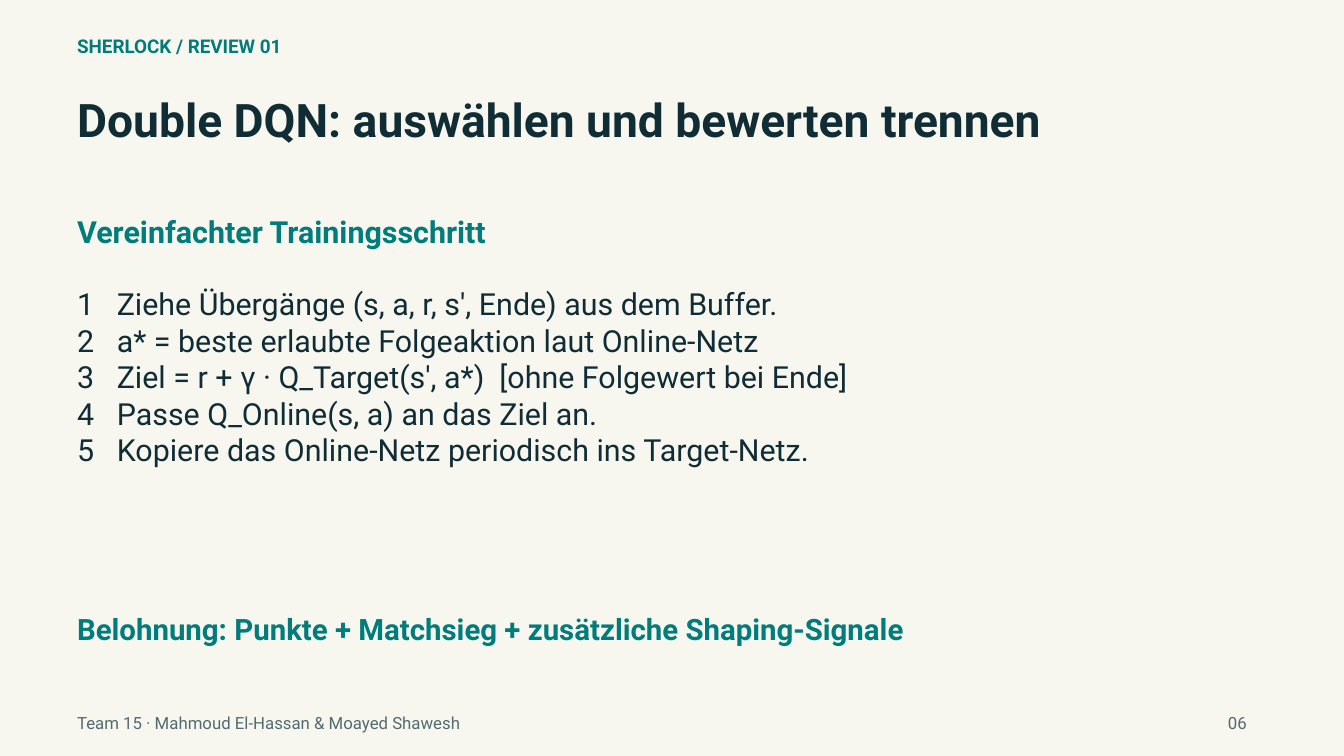
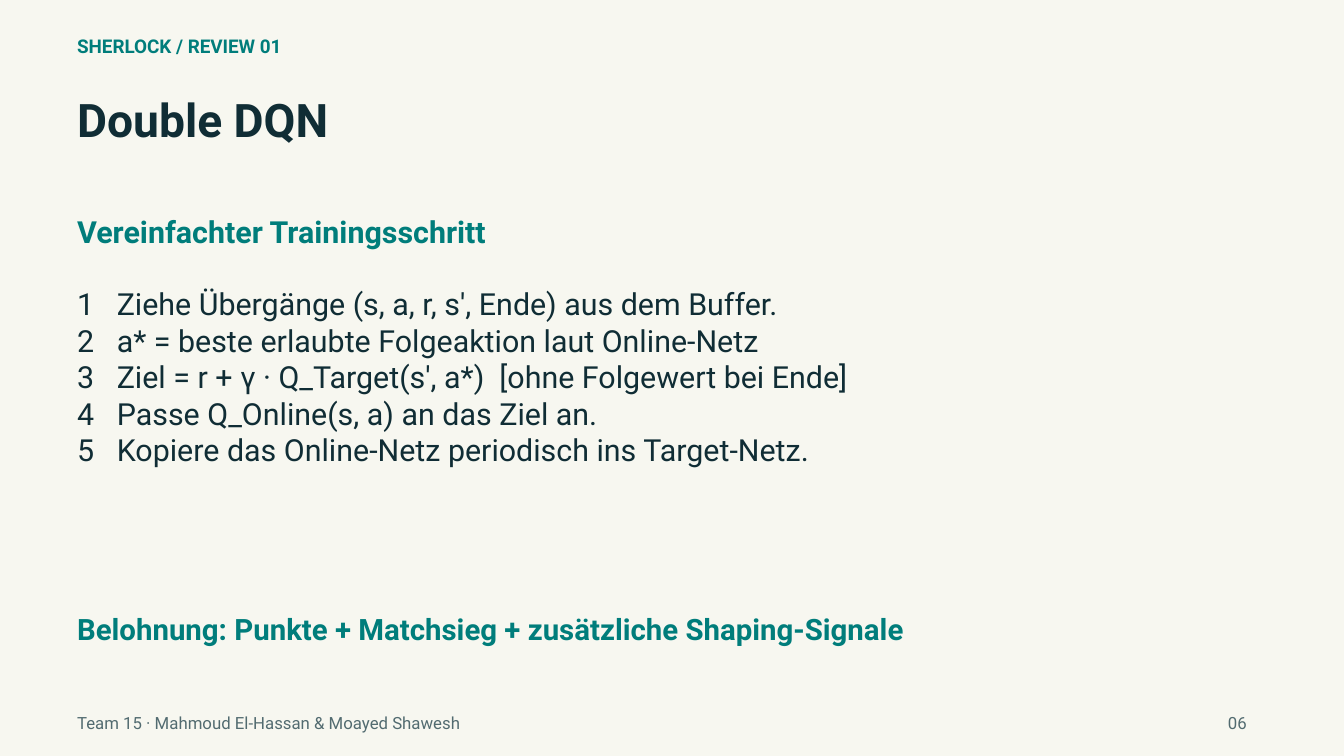
Before and after one commit to elhassanmahmoud/sherlock-luxAI-team15, a slide deck: slide 6 of docs/presentation/Sherlock_Review_16-10-2026.pptx. Drawn at 1344x756 pixels with LibreOffice and Linux fonts; fonts in the diff are those of the drawing. Boxes give left, top, right and bottom in pixels: in the first picture for what was removed or moved away, otherwise in the second. Text is boxed around its words. In the diff, an @@ line names an element or a change of style, - is before the commit and + after.

```diff
--- a/docs/presentation/Sherlock_Review_16-10-2026.pptx
+++ b/docs/presentation/Sherlock_Review_16-10-2026.pptx
@@ text at (77,102,329,143): text changed @@
-Double DQN: auswählen und bewerten trennen
+Double DQN
```
Also in this commit, not shown: 11 other slides changed, 6 other files.
